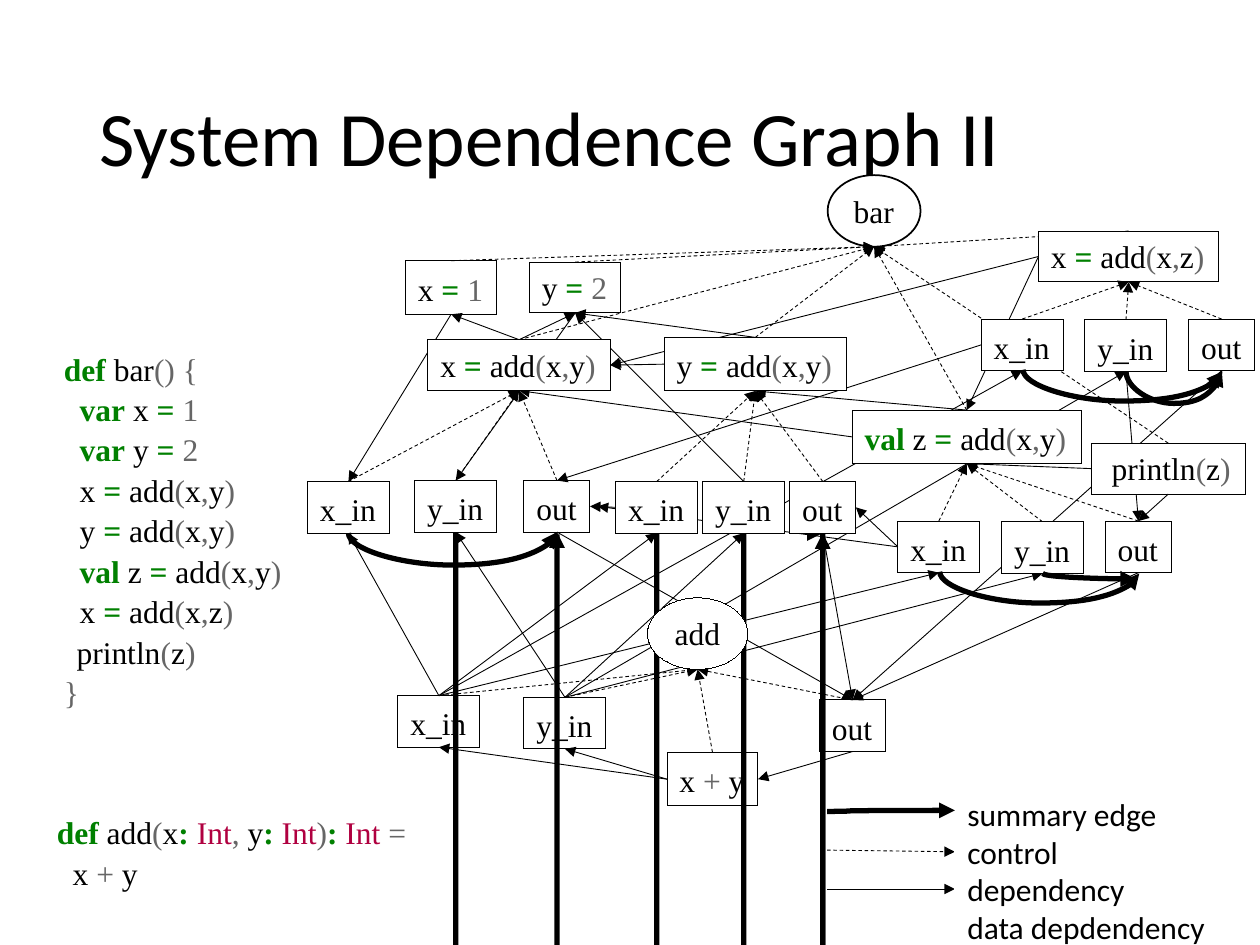
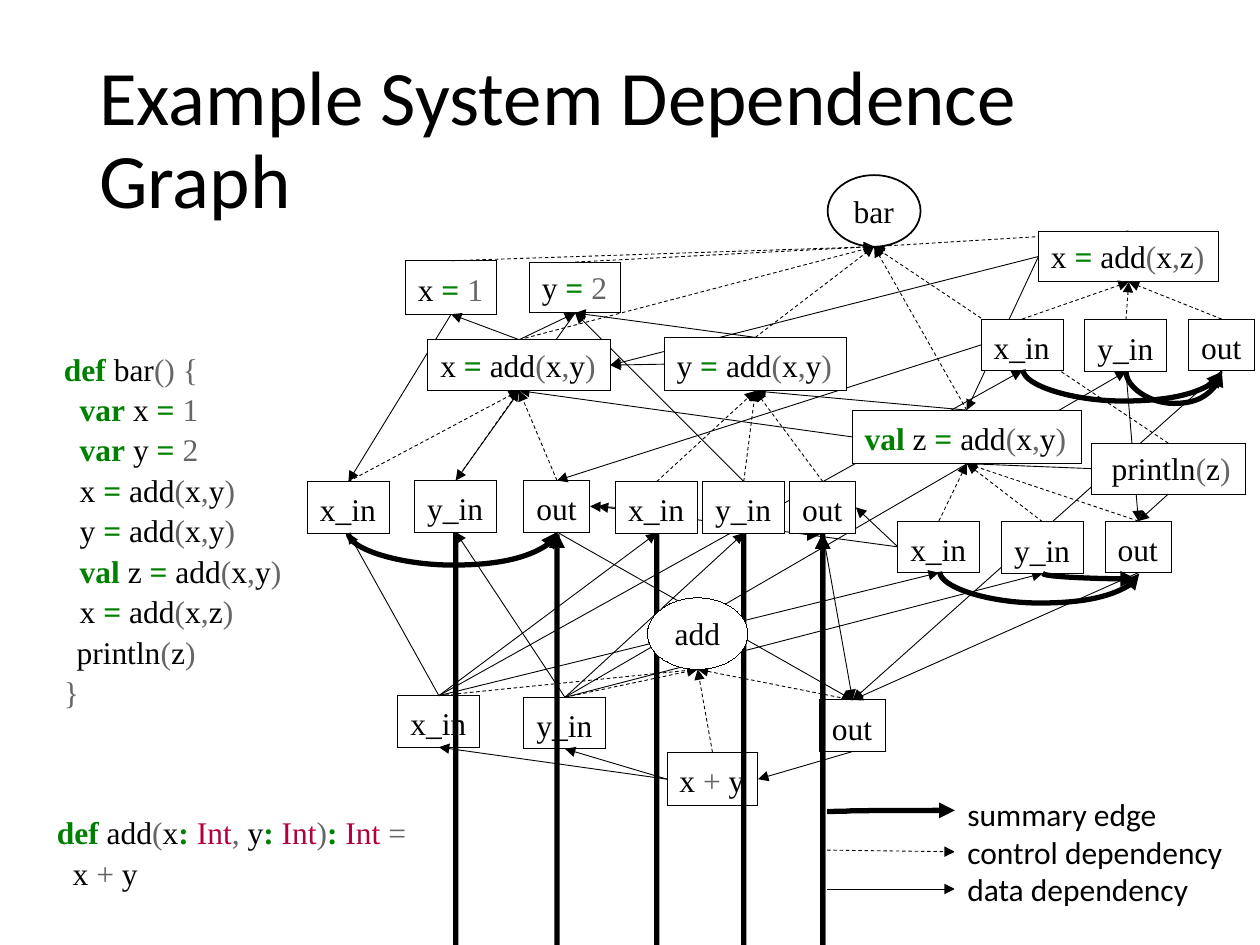
Before and after one commit to stg-tud/apsa, a slide deck: slide 10 of 2019/Slicing/Applied Static Analysis -Code Slicing.pptx. Drawn at 1260x945 pixels with LibreOffice and Linux fonts; fonts in the diff are those of the drawing. Boxes give left, top, right and bottom in pixels: in the first picture for what was removed or moved away, otherwise in the second. Text is boxed around its words. In the diff, an @@ line names an element or a change of style, - is before the commit and + after.

```diff
--- a/2019/Slicing/Applied Static Analysis -Code Slicing.pptx
+++ b/2019/Slicing/Applied Static Analysis -Code Slicing.pptx
@@ title at (x1=99, y1=71, x2=1016, y2=221): text changed @@
-System Dependence Graph II
+Example System Dependence Graph
@@ rectangle "summary edge" resized from (x1=955, y1=789, x2=1221, y2=916) to (x1=955, y1=789, x2=1239, y2=916) @@
@@ text in rectangle at (x1=967, y1=879, x2=1188, y2=906): text changed @@
-data depdendency
+data dependency
```
Also in this commit, not shown: 9 other slides changed, 1 other file.
